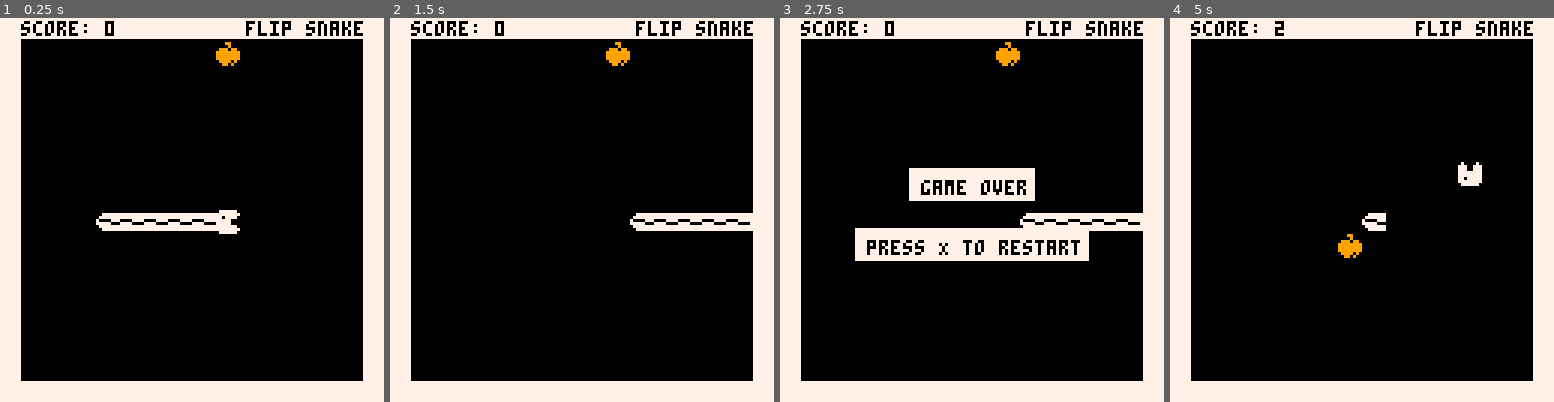
Above: before the commit, frames 1-4 (left to right).
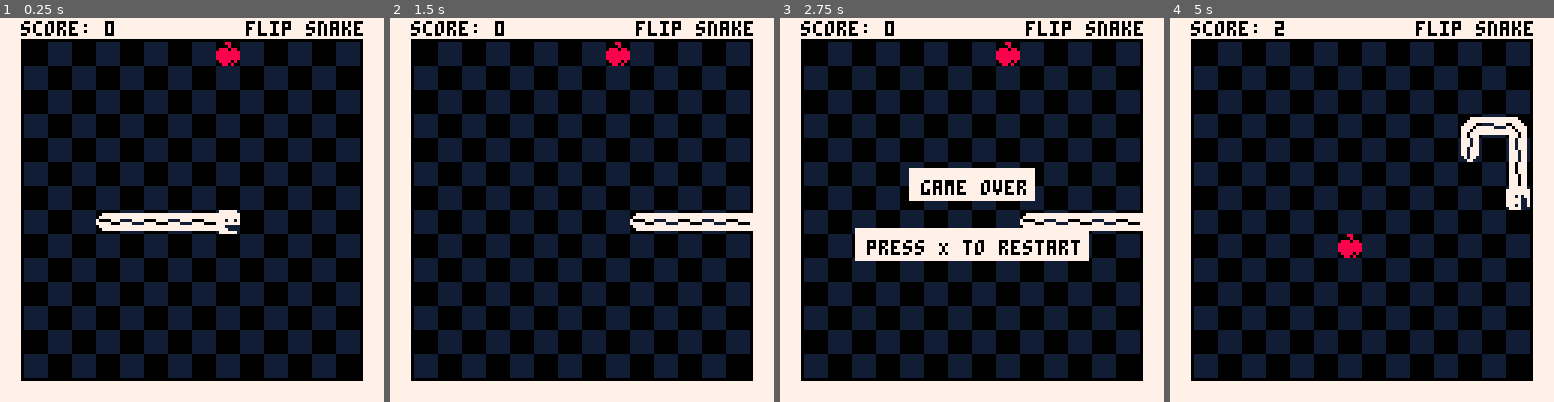
Above: after the commit, the same moments.

Repository: SuperSheaff/pico-8-games
Game: PICO-8 cartridge flip/flip-snake.p8
The game is run twice, just before and just after one commit, with the same random seed, the same clock (stepped at 60 frames per second) and the same inputs.
Inputs:
- Up to frame 1 (0.25 s): no input
- Up to frame 2 (1.5 s): tap O (Z key) at 0.33, 0.7, 1.43 s; tap X (X key) at 1.07 s
- Up to frame 3 (2.75 s): hold Left 1.97-2.37 s; tap X (X key) at 2.07, 2.4, 2.73 s; tap O (Z key) at 2.22 s; hold Down from 2.42 s (still down)
- Up to frame 4 (5 s): release Down at 2.82 s; hold Right 2.87-3.53 s; tap X (X key) every 0.33 s from 3.07 to 4.73 s; tap O (Z key) at 3.1, 3.98, 4.87 s; hold Up 3.58-4.08 s; hold Right 4.13-4.53 s; hold Down from 4.58 s (still down)

The runs differ from the first frame. In frame 1, 38% of the frame differs, in the area x 6-94%, y 6-94%; in frame 2, 38%; in frame 3, 34%; in frame 4, 40%.

Commit message:
latest changes (i think its the poop trail)

Diff:
--- a/flip/core/curses.lua
+++ b/flip/core/curses.lua
@@ -77,13 +77,17 @@
         apply_reverse_controls_curse()
     elseif curse == "invisible_apple" then
         apply_invisible_apple_curse()
+    elseif curse == "invisible_head" then
+        apply_invisible_head_curse()
+    elseif curse == "smelly" then
+        apply_smelly_curse()
     end
 end
 
 -- check if any active curse should end
 function check_curse_end()
     for curse in all(active_curses) do
-        if apples_eaten - curse.start_apples >= curse.required_apples then
+        if apples_eaten - curse.start_apples >= curse.required_apples - 1 then
             end_curse(curse.curse)
             del(active_curses, curse) -- remove from active curses
         end
@@ -102,17 +106,21 @@
         end_reverse_controls_curse()
     elseif curse == "invisible_apple" then
         end_invisible_apple_curse()
+    elseif curse == "invisible_head" then
+        end_invisible_head_curse()
+    elseif curse == "smelly" then
+        end_smelly_curse()
     end
 end
 
 -- apply invisible body curse
 function apply_invisible_body_curse()
-    snake.invisible = true
+    snake.invisible_body = true
 end
 
 -- end invisible body curse
 function end_invisible_body_curse()
-    snake.invisible = false
+    snake.invisible_body = false
 end
 
 -- apply extra speed curse
@@ -145,6 +153,27 @@
     invisible_apples = false
     apple.state = "visible"
     apple.timer = 0
+end
+
+-- apply invisible head curse
+function apply_invisible_head_curse()
+    snake.invisible_head = true
+end
+
+-- end invisible head curse
+function end_invisible_head_curse()
+    snake.invisible_head = false
+end
+
+-- apply invisible head curse
+function apply_smelly_curse()
+    snake.smelly = true
+end
+
+-- end invisible head curse
+function end_smelly_curse()
+    remove_poop()
+    snake.smelly = false
 end
 
 -- set a delay before resuming the game
@@ -202,3 +231,14 @@
 
     return spike
 end
+
+function draw_poop_trail()
+    for poop in all(poop_trail) do
+        spr(poop.sprite_id, poop.x * grid_size, poop.y * grid_size)
+    end
+end
+
+-- remove all spikes from the game area
+function remove_poop()
+    poop_trail = {}
+end
--- a/flip/core/main.lua
+++ b/flip/core/main.lua
@@ -3,6 +3,9 @@
 -- native init
 function _init()
     reset_game_state()
+
+    -- enable_secret_palette()
+    poke(0x5f15, 129)
 end
 
 -- native update, pseudo state machine
@@ -22,10 +25,15 @@
 function _draw()
     cls(background_color) -- clear the background with the specified color
 
+    -- draw checkerboard background
+    draw_checkerboard(0, 5) -- use color 1 for light squares and 5 for dark squares
+
+
     ui:draw_border()    -- draw the ui
     ui:handle_score()   -- draw the score
     apple:draw()        -- draw the apple
     draw_spikes()       -- draw all active spikes
+    draw_poop_trail()   -- draw all active poop
     snake:draw()        -- draw the snake
 
     -- handle drawing for game over state
@@ -55,8 +63,9 @@
     -- initialize game state to play
     game_state = "play"
 
-    -- remove spikes and reset the UI flash state
+    -- remove spikes, poop and reset the UI flash state
     remove_spikes()
+    remove_poop()
     ui:reset_flash_state()
 end
 
@@ -74,7 +83,7 @@
 
         -- play a sound every few ticks
         sound_ticks += 1
-        if sound_ticks >= 4 then
+        if sound_ticks >= 2 then
             sfx(sounds.game_tick) -- play tick sound effect
             sound_ticks = 0 -- reset sound tick counter
         end
@@ -130,6 +139,38 @@
         end
     end
 
+    -- check if position overlaps with existing spikes
+    for poop in all(poop_trail) do
+        if x == poop.x and y == poop.y then
+            return false
+        end
+    end
+
     -- position is empty and valid
     return true
 end
+
+-- function to draw a checkerboard pattern across the screen
+function draw_checkerboard(light_color, dark_color)
+    local start_x = border_size
+    local start_y = border_size
+    local end_x = screen_size - border_size
+    local end_y = screen_size - border_size
+
+    for x = start_x, end_x - grid_size, grid_size do
+        for y = start_y, end_y - grid_size, grid_size do
+            -- determine if the square should be light or dark
+            local is_light_square = ((x - start_x) / grid_size + (y - start_y) / grid_size) % 2 == 0
+            local color = is_light_square and light_color or dark_color
+            -- draw the 8x8 square
+            rectfill(x, y, x + grid_size - 1, y + grid_size - 1, color)
+        end
+    end
+end
+
+function enable_secret_palette()
+    -- Load the secret colors into the screen palette
+    for i=0,15 do
+        poke(0x5f10 + i, 128 + i) -- Load secret colors from 128 to 143 into palette
+    end
+end
--- a/flip/core/snake.lua
+++ b/flip/core/snake.lua
@@ -10,7 +10,8 @@
         dy = 0,
         direction = directions.right, -- initial facing direction (right)
         reversed = false, -- initial state for reverse controls
-        invisible = false, -- initial state for invisible body
+        invisible_body = false, -- initial state for invisible body
+        invisible_head = false, -- initial state for invisible body
         body = {} -- body parts of the snake
     }
 
@@ -26,11 +27,14 @@
 
     -- function to draw the snake
     function snake:draw()
-        -- draw snake head sprite based on current direction
-        draw_snake_part(self.x, self.y, self.direction, sprites.head_horizontal, sprites.head_vertical)
+
+        if not snake.invisible_head then
+            -- draw snake head sprite based on current direction
+            draw_snake_part(self.x, self.y, self.body[1].direction, sprites.head_horizontal, sprites.head_vertical)
+        end
 
         -- draw snake body except the last segment if not invisible
-        if not snake.invisible then
+        if not snake.invisible_body then
             for i = 1, #self.body - 1 do
                 local part = self.body[i]
                 local next_part = self.body[i + 1] or {direction = self.direction}
@@ -65,6 +69,11 @@
         self.x = self.x + self.dx
         self.y = self.y + self.dy
 
+        -- leave a poop trail if the curse is active
+        if self.smelly then
+            leave_poop_trail()
+        end
+
         -- update head direction based on movement
         if self.dx == 1 then self.direction = directions.right end
         if self.dx == -1 then self.direction = directions.left end
@@ -73,7 +82,7 @@
 
         -- check for collision with border
         if self.x < border_size / grid_size or self.x >= (screen_size - border_size) / grid_size or
-            self.y < border_size / grid_size or self.y >= (screen_size - border_size) / grid_size then
+           self.y < border_size / grid_size or self.y >= (screen_size - border_size) / grid_size then
             ui:start_game_over_sequence() -- start game over sequence if snake hits the border
         end
 
@@ -85,7 +94,7 @@
         end
 
         -- check for collision with spikes
-        check_snake_spike_collision()
+        check_snake_osbtacle_collision()
 
         -- update body positions to follow the head
         if #self.body > 0 then
@@ -242,10 +251,29 @@
 end
 
 -- check if the snake collides with any spike
-function check_snake_spike_collision()
+function check_snake_osbtacle_collision()
     for spike in all(spikes) do
         if snake.x == spike.x and snake.y == spike.y then
             ui:start_game_over_sequence() -- trigger the game over sequence
         end
     end
-end
+    for poop in all(poop_trail) do
+        if snake.x == poop.x and snake.y == poop.y then
+            ui:start_game_over_sequence() -- trigger the game over sequence
+        end
+    end
+end
+
+-- function to leave a poop trail behind the snake
+function leave_poop_trail()
+    -- create a poop object at the tail's previous position
+    local tail = snake.body[#snake.body]
+    if tail then
+        local poop = {
+            x = tail.x,
+            y = tail.y,
+            sprite_id = sprites.poop
+        }
+        add(poop_trail, poop) -- Add the poop to the trail
+    end
+end
--- a/flip/core/variables.lua
+++ b/flip/core/variables.lua
@@ -6,7 +6,7 @@
 update_rate = base_update_rate         -- current speed of the snake, which can change with curses
 screen_size = 128                      -- size of the game screen in pixels
 
-test_mode = true                      -- set this to true to only spawn golden apples for testing purposes
+test_mode = false                      -- set this to true to only spawn golden apples for testing purposes
 
 -- border and score bar
 border_size = 8                        -- thickness of the border around the play area
@@ -19,17 +19,19 @@
 
 -- sprite ids
 sprites = {
-    tail_horizontal         = 1,       -- id for horizontal snake tail sprite
-    body_horizontal         = 2,       -- id for horizontal snake body sprite
-    head_horizontal         = 3,       -- id for horizontal snake head sprite
-    tail_vertical           = 17,      -- id for vertical snake tail sprite
-    body_vertical           = 18,      -- id for vertical snake body sprite
-    head_vertical           = 19,      -- id for vertical snake head sprite
-    corner                  = 4,       -- id for corner sprite (snake turns)
-    apple                   = 5,       -- id for regular apple sprite
-    golden_apple            = 6,       -- id for golden apple sprite
-    semi_apple              = 21,      -- id for semi-transparent apple sprite (used in invisible apple curse)
-    semi_golden_apple       = 22       -- id for semi-transparent golden apple sprite
+    tail_horizontal         = 1,        -- id for horizontal snake tail sprite
+    body_horizontal         = 2,        -- id for horizontal snake body sprite
+    head_horizontal         = 3,        -- id for horizontal snake head sprite
+    tail_vertical           = 17,       -- id for vertical snake tail sprite
+    body_vertical           = 18,       -- id for vertical snake body sprite
+    head_vertical           = 19,       -- id for vertical snake head sprite
+    corner                  = 4,        -- id for corner sprite (snake turns)
+    apple                   = 5,        -- id for regular apple sprite
+    golden_apple            = 6,        -- id for golden apple sprite
+    semi_apple              = 21,       -- id for semi-transparent apple sprite (used in invisible apple curse)
+    semi_golden_apple       = 22,       -- id for semi-transparent golden apple sprite
+    skull                   = 8,        -- id for skull sprite
+    poop                    = 9         -- id for poop sprite
 }
 
 -- sound ids
@@ -76,24 +78,34 @@
         effect = "invisible"           -- effect name to apply during gameplay
     },
     {
-        name = "benny",
+        name = "speedy",
         text = "extra speed",
         effect = "speed"
     },
     {
-        name = "benny",
+        name = "spikey",
         text = "spikes",
         effect = "spikes"
     },
     {
-        name = "benny",
+        name = "gabby",
         text = "reverse controls",
         effect = "reverse_controls"
     },
     {
-        name = "benny",
+        name = "welly",
         text = "invisible apple",
         effect = "invisible_apple"
+    },
+    {
+        name = "headless",
+        text = "invisible head",
+        effect = "invisible_head"
+    },
+    {
+        name = "smelly",
+        text = "stinky trail",
+        effect = "smelly"
     }
 }
 
@@ -105,6 +117,7 @@
 
 -- spike variables
 spikes = {}                            -- table to hold all active spike objects on the screen
+poop_trail = {}                        -- table to store poop positions
 
 resume_delay = 0                       -- time in frames to wait before resuming the game after curse selection
 invisible_apples = false               -- flag to indicate if invisible apple curse is active
--- a/flip/ui/ui.lua
+++ b/flip/ui/ui.lua
@@ -118,7 +118,7 @@
     local ui_height = screen_size - border_size * 2 - 6 -- reduce height by 2 (1 pixel on each side)
 
     -- draw black rectangle to cover snake and background elements
-    rectfill(border_x, border_y, border_x + ui_width + 1, border_y + ui_height + 4, 0)
+    rectfill(border_x, border_y, border_x + ui_width + 2, border_y + ui_height + 5, 0)
 
     -- calculate rectangle dimensions
     local rect_width = ui_width
@@ -138,6 +138,9 @@
     local or_x = (screen_size - or_text_width) / 2 -- center of the screen minus half the text width
     local or_y = screen_size / 2 - 3 -- adjust y-position to center vertically between curses
     print(or_text, or_x, or_y, 7)
+
+    -- draw "Press X to select" message at the bottom
+    ui:draw_select_message()
 end
 
 -- function to draw a single curse box with title, name, and count
@@ -146,14 +149,14 @@
     rectfill(x, y, x + width, y + height, 7)
 
     -- extract the title, name, and count for the curse
-    local title = "curse of the " .. curse_info.curse.name -- you can modify the title as needed
+    local title = "curse of the " .. curse_info.curse.name
     local name = curse_info.curse.text
     local count = "for \f8" .. curse_info.count .. "\f0 apples"
 
-    -- calculate widths for centering
-    local text_width_title = #title * 4
-    local text_width_name = #name * 4
-    local text_width_count = #count * 4
+    -- calculate widths for centering using `print()` function and measuring
+    local text_width_title = print(title, 0, -6) -- measure width without drawing
+    local text_width_name = print(name, 0, -6)
+    local text_width_count = print(count, 0, -6)
 
     -- draw the title at the top
     local title_y = y + 3
@@ -161,7 +164,10 @@
 
     -- draw a black line under the title
     local line_y = title_y + 8
-    rectfill(x + 1, line_y, x + width - 1, line_y, 0)
+    rectfill(x, line_y, x + width, line_y, 0)
+
+    -- draw the icons on either side of the title
+    draw_curse_icons(x, y, width, title_y)
 
     -- calculate center for the name and count
     local center_y = y + (height / 2) + 2
@@ -170,8 +176,65 @@
     print(name, x + (width / 2) - (text_width_name / 2), center_y - 4, 0)
     print(count, x + (width / 2) - (text_width_count / 2), center_y + 4, 0)
 
-    -- draw the selector box if this curse is selected
+    -- draw the flashing border if this curse is selected
     if is_selected then
-        rect(x - 1, y - 1, x + width + 1, y + height + 1, 8)
-    end
-end
+        draw_pulsing_border(x - 1, y - 1, width + 2, height + 2, 8, 14)
+    end
+end
+
+-- function to draw icons on either side of the title with black background
+function draw_curse_icons(x, y, width, title_y)
+    -- hard-coded icon sprite ID
+    local icon_id = 8
+
+    -- icon size (assuming 7x7)
+    local icon_size = 7
+
+    -- calculate positions for the icons
+    local left_icon_x = x + 2 -- left side of the box
+    local right_icon_x = x + width - icon_size - 1 -- right side of the box
+    local icon_y = title_y - 1 -- align slightly above the title
+
+    -- draw a black background square for each icon
+    rectfill(left_icon_x, icon_y, left_icon_x + icon_size - 1, icon_y + icon_size - 1, 0) -- black square for left icon
+    rectfill(right_icon_x, icon_y, right_icon_x + icon_size - 1, icon_y + icon_size - 1, 0) -- black square for right icon
+
+    -- draw the icons
+    spr(icon_id, left_icon_x, icon_y) -- draw left icon
+    spr(icon_id, right_icon_x, icon_y) -- draw right icon
+end
+
+-- function to draw a pulsing border with an inside red square
+function draw_pulsing_border(x, y, width, height, color1, color2)
+    -- draw the red square inside the border
+    local red_square_margin = 1 -- margin between the border and red square
+
+    -- timer to control the pulsing effect
+    if pulsing_timer == nil then
+        pulsing_timer = 0
+    end
+
+    -- update the pulsing timer
+    pulsing_timer += 0.05 -- increment timer to control pulsing speed
+
+    -- choose the color based on the timer
+    local current_color = pulsing_timer % 1 < 0.5 and color1 or color2
+
+    -- draw the pulsing border with the current color
+    rect(x, y, x + width, y + height, current_color)
+end
+
+-- function to draw "Press X to select" message at the bottom center
+function ui:draw_select_message()
+    local message = "press x to select"
+    local message_width = #message * 4 -- calculate message width based on character count
+
+    -- calculate the x position to center the message horizontally
+    local message_x = (screen_size - message_width) / 2
+
+    -- y position just above the bottom UI border
+    local message_y = screen_size - 6
+
+    -- draw the message in black color
+    print(message, message_x, message_y, 0)
+end
Not shown, changed: 21 lines of the sprite sheet (__gfx__) section of flip/flip-snake.p8
Not shown, changed: the sound effects (__sfx__) section of flip/flip-snake.p8
